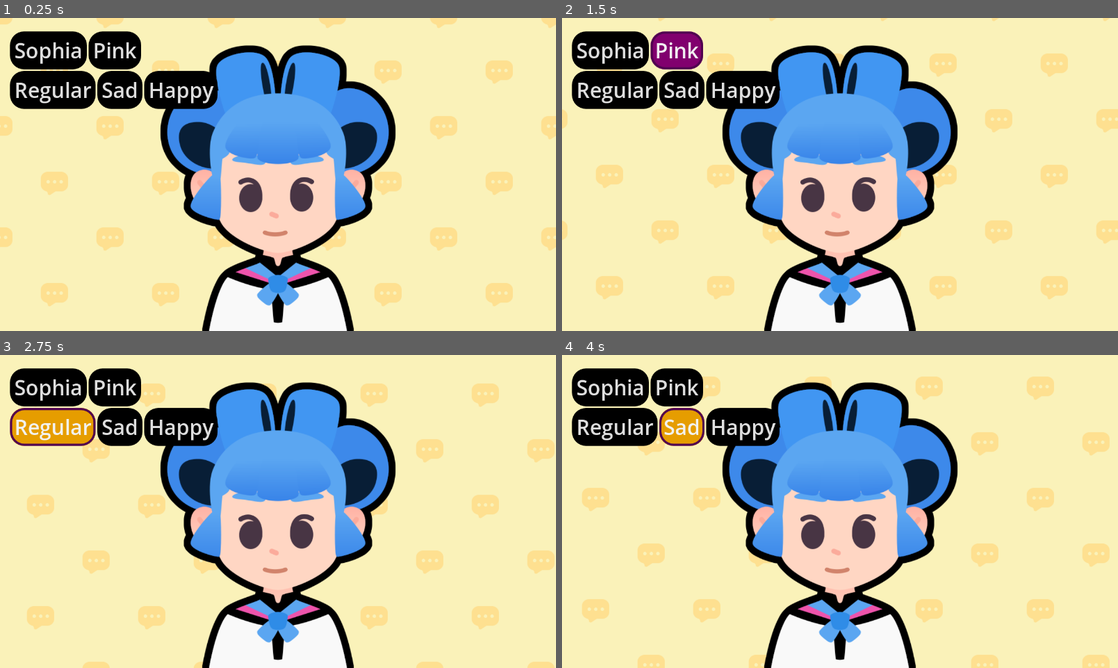
Above: before the commit, frames 1-4 (two rows, left to right).
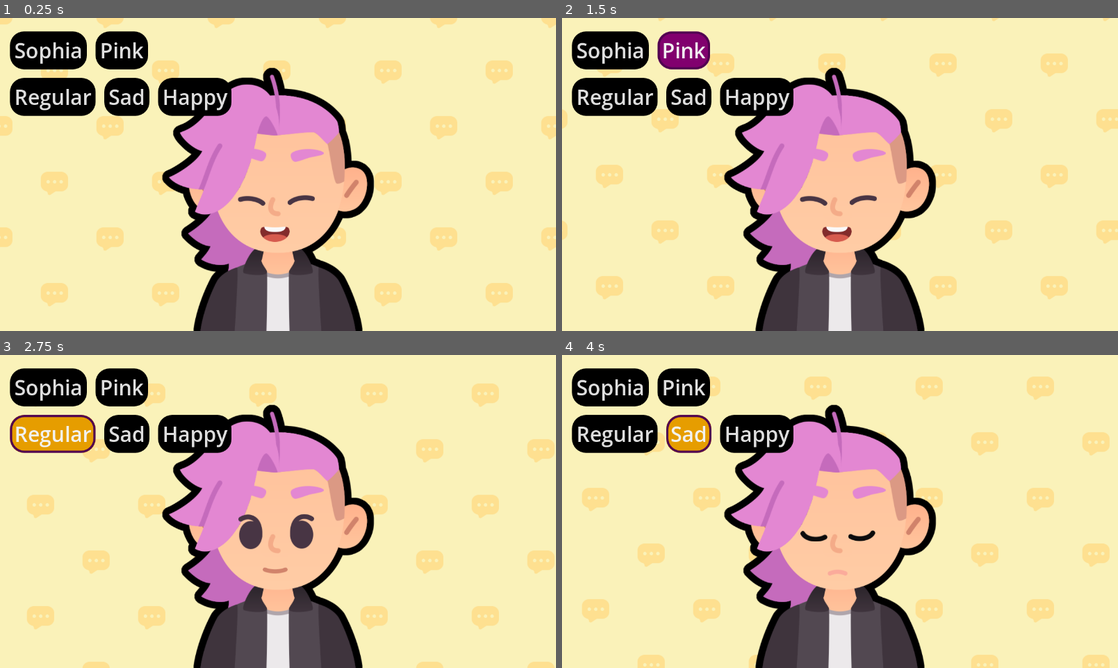
Above: after the commit, the same moments.

Repository: BNorelden/Godot-M07-Telling-a-Story
Game: Godot game, scene res://lessons/expressions.tscn
The game is run twice, just before and just after one commit, with the same random seed, the same clock (stepped at 60 frames per second) and the same inputs. The project has no main scene, so this scene is started directly.
Inputs (mouse positions are in pixels of both pictures, inside the frame that each line leads up to):
- Up to frame 1 (0.25 s): no input
- Up to frame 2 (1.5 s): click "Sophia" at 0.5 s; click "Pink" at 1.25 s
- Up to frame 3 (2.75 s): click "Regular" at 2 s
- Up to frame 4 (4 s): tap Enter at 2.75 s; move the mouse to (962, 495) at 2.77 s; hold D (move_right) 2.78-3.5 s; tap Z at 2.85 s; click (962, 495) at 2.92 s; tap Space at 3.02 s; click "Sad" at 3.5 s

The runs differ from the first frame. In frame 1, 30% of the frame differs, in the area x 1-72%, y 4-100%; in frame 2, 31%; in frame 3, 30%; in frame 4, 31%.

Commit message:
L8 complete
- M8P1 challenge complete
-- info about preference
-- info about serialization

Diff:
--- a/lessons/expressions.gd
+++ b/lessons/expressions.gd
@@ -1 +1,44 @@
 extends Control
+
+
+@onready var body: TextureRect = %Body
+@onready var expression: TextureRect = %Expression
+@onready var button_sophia: Button = %ButtonSophia
+@onready var button_pink: Button = %ButtonPink
+@onready var button_regular: Button = %ButtonRegular
+@onready var button_sad: Button = %ButtonSad
+@onready var button_happy: Button = %ButtonHappy
+
+
+var bodies := {
+	"sophia": preload("res://assets/sophia.png"),
+	"pink": preload("res://assets/pink.png")
+}
+
+var expressions := {
+"happy": preload("res://assets/emotion_happy.png"),
+"regular": preload("res://assets/emotion_regular.png"),
+"sad": preload("res://assets/emotion_sad.png"),
+
+}
+
+func _ready() -> void:
+
+	body.texture = bodies["pink"]
+	expression.texture = expressions["happy"]
+
+	button_sophia.pressed.connect(func() -> void:
+		body.texture = bodies["sophia"]
+		)
+	button_pink.pressed.connect(func() -> void:
+		body.texture = bodies["pink"]
+		)
+	button_regular.pressed.connect(func() -> void:
+		expression.texture = expressions["regular"]
+		)
+	button_sad.pressed.connect(func() -> void:
+		expression.texture = expressions["sad"]
+		)
+	button_happy.pressed.connect(func() -> void:
+		expression.texture = expressions["happy"]
+		)
--- a/lessons/expressions.tscn
+++ b/lessons/expressions.tscn
@@ -1,6 +1,7 @@
-[gd_scene load_steps=8 format=3 uid="uid://cc1lssov4d5ar"]
+[gd_scene load_steps=9 format=3 uid="uid://cc1lssov4d5ar"]
 
 [ext_resource type="Theme" uid="uid://d1ubl85mvogs5" path="res://lessons/main_theme.tres" id="1_56v88"]
+[ext_resource type="Script" uid="uid://5rso0ja2g7iu" path="res://lessons/expressions.gd" id="2_offqj"]
 [ext_resource type="Shader" uid="uid://cs15e2hgd2lan" path="res://assets/sliding_background.gdshader" id="3_1lfvv"]
 [ext_resource type="Texture2D" uid="uid://bnly1gkbxw6b5" path="res://assets/bubble_pattern.png" id="4_wsx1u"]
 [ext_resource type="Texture2D" uid="uid://copkt78vgp37i" path="res://assets/sophia.png" id="5_n84v3"]
@@ -22,6 +23,7 @@
 grow_horizontal = 2
 grow_vertical = 2
 theme = ExtResource("1_56v88")
+script = ExtResource("2_offqj")
 metadata/_edit_horizontal_guides_ = [-57.0, -69.0]
 metadata/_edit_vertical_guides_ = [-301.0]
 metadata/_edit_use_anchors_ = true
@@ -36,6 +38,7 @@
 grow_vertical = 2
 
 [node name="Body" type="TextureRect" parent="."]
+unique_name_in_owner = true
 layout_mode = 1
 anchors_preset = 15
 anchor_right = 1.0
@@ -47,6 +50,7 @@
 stretch_mode = 5
 
 [node name="Expression" type="TextureRect" parent="Body"]
+unique_name_in_owner = true
 layout_mode = 1
 anchors_preset = 15
 anchor_right = 1.0
@@ -69,17 +73,20 @@
 offset_top = 31.0
 offset_right = 23.92
 offset_bottom = 31.36
+metadata/_edit_group_ = true
 
 [node name="HBoxContainer" type="HBoxContainer" parent="VBoxContainer"]
 layout_mode = 2
 metadata/_edit_use_anchors_ = true
 
 [node name="ButtonSophia" type="Button" parent="VBoxContainer/HBoxContainer"]
+unique_name_in_owner = true
 layout_mode = 2
 theme_override_styles/hover = ExtResource("8_qt2dk")
 text = "Sophia"
 
 [node name="ButtonPink" type="Button" parent="VBoxContainer/HBoxContainer"]
+unique_name_in_owner = true
 layout_mode = 2
 theme_override_styles/hover = ExtResource("8_qt2dk")
 text = "Pink"
@@ -89,13 +96,16 @@
 metadata/_edit_use_anchors_ = true
 
 [node name="ButtonRegular" type="Button" parent="VBoxContainer/HBoxContainer2"]
+unique_name_in_owner = true
 layout_mode = 2
 text = "Regular"
 
 [node name="ButtonSad" type="Button" parent="VBoxContainer/HBoxContainer2"]
+unique_name_in_owner = true
 layout_mode = 2
 text = "Sad"
 
 [node name="ButtonHappy" type="Button" parent="VBoxContainer/HBoxContainer2"]
+unique_name_in_owner = true
 layout_mode = 2
 text = "Happy"
--- a/lessons/main_theme.tres
+++ b/lessons/main_theme.tres
@@ -38,5 +38,7 @@
 Button/styles/hover = ExtResource("2_ulena")
 Button/styles/normal = ExtResource("1_ei3wx")
 Button/styles/pressed = ExtResource("2_ulena")
+HBoxContainer/constants/separation = 20
 RichTextLabel/colors/default_color = Color(0.212305, 0.212305, 0.212305, 1)
 RichTextLabel/styles/normal = SubResource("StyleBoxFlat_a4fo1")
+VBoxContainer/constants/separation = 20
--- a/practices/L8.P1.pick_your_character/pick_your_character.gd
+++ b/practices/L8.P1.pick_your_character/pick_your_character.gd
@@ -17,4 +17,12 @@
 		func() -> void:
 			texture_rect.texture = character_choices["dani"]
 	)
+
+	button_nova.pressed.connect(func() -> void:
+		texture_rect.texture = character_choices["nova"]
+		)
+
 	# Make the Gobot and Nova buttons work by adding code below.
+	button_gobot.pressed.connect(func() -> void:
+		texture_rect.texture = character_choices["gobot"]
+		)
--- a/practices/L8.P1.pick_your_character/pick_your_character.tscn
+++ b/practices/L8.P1.pick_your_character/pick_your_character.tscn
@@ -1,11 +1,12 @@
-[gd_scene load_steps=4 format=3]
+[gd_scene load_steps=4 format=3 uid="uid://caa8ixpm0iqsv"]
 
-[ext_resource type="Material" path="res://practices/L8.P1.pick_your_character/assets/practice_background_material.tres" id="1_g58tq"]
-[ext_resource type="Theme" path="res://practices/L8.P1.pick_your_character/assets/practice_exercises_theme.tres" id="2_f56n1"]
-[ext_resource type="Script" path="res://practices/L8.P1.pick_your_character/pick_your_character.gd" id="3_oh3mb"]
+[ext_resource type="Material" uid="uid://bowg6rfuo73kb" path="res://practices/L8.P1.pick_your_character/assets/practice_background_material.tres" id="1_g58tq"]
+[ext_resource type="Theme" uid="uid://cfwqt5h4pl0p5" path="res://practices/L8.P1.pick_your_character/assets/practice_exercises_theme.tres" id="2_f56n1"]
+[ext_resource type="Script" uid="uid://cmhpaaut2sjor" path="res://practices/L8.P1.pick_your_character/pick_your_character.gd" id="3_oh3mb"]
 
 [node name="PickYourPlayer" type="ColorRect"]
 material = ExtResource("1_g58tq")
+anchors_preset = 15
 anchor_right = 1.0
 anchor_bottom = 1.0
 grow_horizontal = 2
